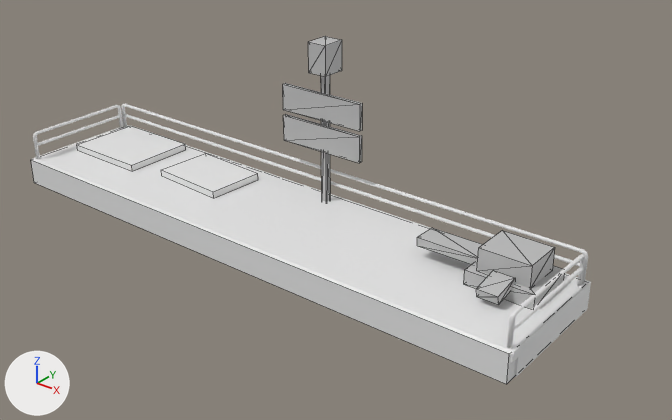
The FBX model Assets/Art/3D/Environment/Platform/SM_Platform.fbx: old version first, new version second.
Rendered twice from a 50 mm camera at (48.0, -39.6, 30.8) aimed at (12.4, 4.8, 3.2). Arrows for +X, +Y and +Z are at lower left; the lights stay in place. Mesh edges are drawn as thin lines on the coarser meshes. Where no turn or scale is listed for an object, it has been applied to the vertices.

Names of what the first picture shows: 'Cube', 'Pellet_01', 'Pellet_02', 'SM_Conveyorbelt2.001', 'Sign', 'Stationplatform'.
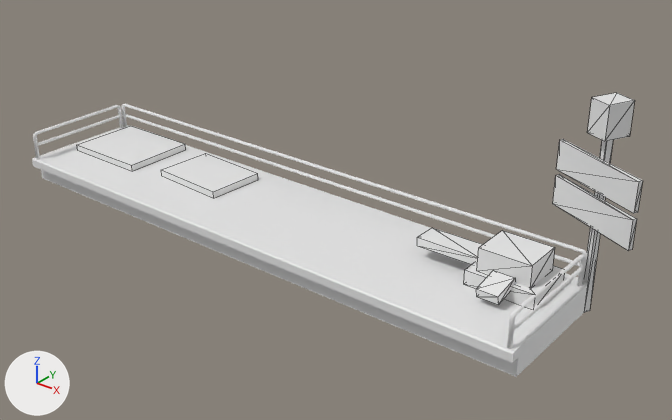
Where the newer file only moved an object's origin or applied its transform, the numbers keep the older frame.

Boxes [x1, y1, x2, y2] around the edits, measured in the pictures (672 x 420 px):
```json
{"object": "Cube", "change": "deleted", "before": [31, 160, 515, 384]}
{"object": "SM_Sign", "change": "added", "after": [553, 93, 643, 312]}
{"object": "SM_Conveyorbelt2.001", "change": "recoloured", "before": [417, 228, 564, 309], "after": [417, 228, 564, 309], "on screen": "grey to white"}
{"object": "Sign", "change": "deleted", "before": [283, 36, 362, 202]}
```

The change, as JSON lines over the scene's bpy script:
```json
{"block": "me_scene_001", "where": "me_scene_001.from_pydata(...)  # 32 vertices, 48 faces; spans x 19.23..28.06, y 2.05..7.32, z 2.01..4.54"}
{"op": "remove", "block": "me_scene_001", "code": "me_scene_001.materials.append(mat_lit_001)  # grey #bcbcbc"}
{"op": "add", "block": "me_scene_006_1", "code": ["me_scene_006_1 = bpy.data.meshes.new('Scene.006')", "me_scene_006_1.from_pydata(...)  # 32 vertices, 48 faces; spans x 25.85..32.1, y 6.5..9.68, z 0.03..13.77"]}
{"op": "remove", "block": "ob_sign", "code": ["ob_sign = bpy.data.objects.new('Sign', me_scene_006)", "ob_sign.location = (0.0, 0.0, 0.0)"]}
{"op": "remove", "block": "ob_cube", "code": ["ob_cube = bpy.data.objects.new('Cube', me_cube_002)", "ob_cube.location = (0.0, 0.0, 0.0)"]}
{"op": "add", "block": "ob_sm_sign", "code": ["ob_sm_sign = bpy.data.objects.new('SM_Sign', me_scene_006_1)", "ob_sm_sign.location = (0.0, 0.0, 0.0)"]}
```
